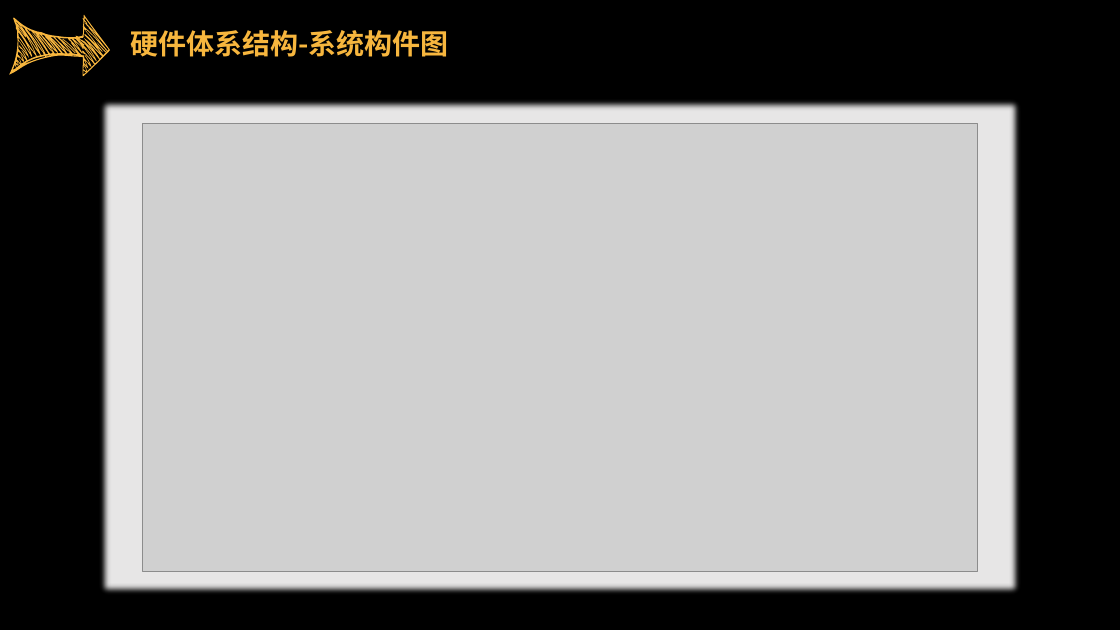
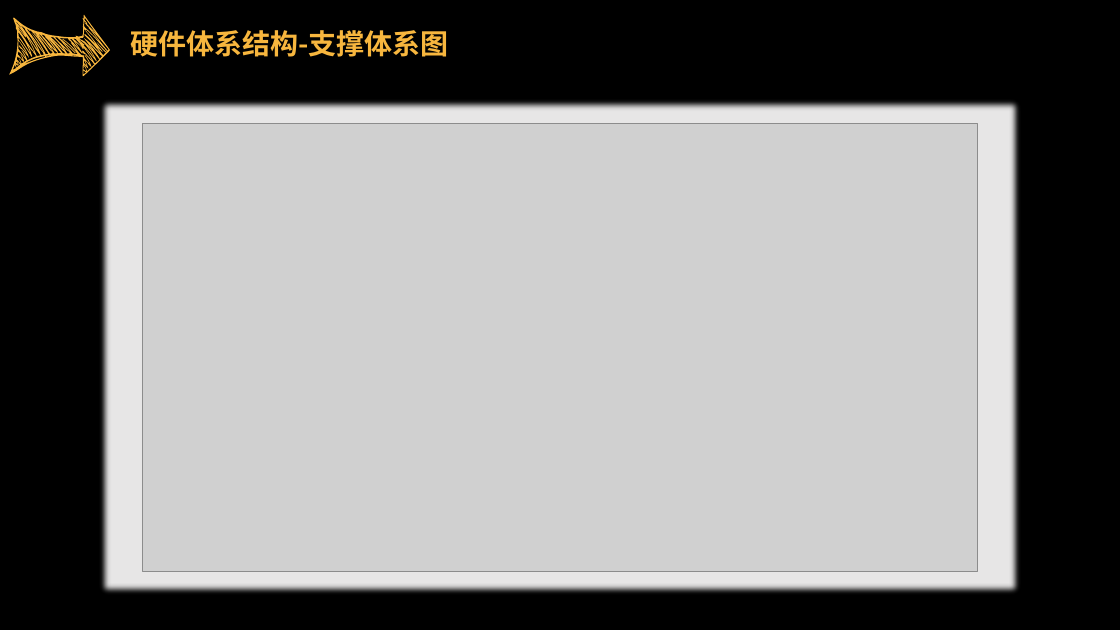
Before and after one commit to sebuaa2019/Team103, a slide deck: slide 21 of SE0423答辩TEAM103.pptx (slide 23 before the commit). Drawn at 1120x630 pixels with LibreOffice and Linux fonts; fonts in the diff are those of the drawing; grey boxes stand for pictures. Boxes give left, top, right and bottom in pixels: in the first picture for what was removed or moved away, otherwise in the second. Text is boxed around its words. In the diff, an @@ line names an element or a change of style, - is before the commit and + after.

```diff
--- a/SE0423答辩TEAM103.pptx
+++ b/SE0423答辩TEAM103.pptx
@@ text at bbox=[130, 30, 448, 57]: text changed @@
-硬件体系结构-系统构件图
+硬件体系结构-支撑体系图
```
Also in this commit, not shown: 5 other slides changed, 2 slides removed, 1 other file.
